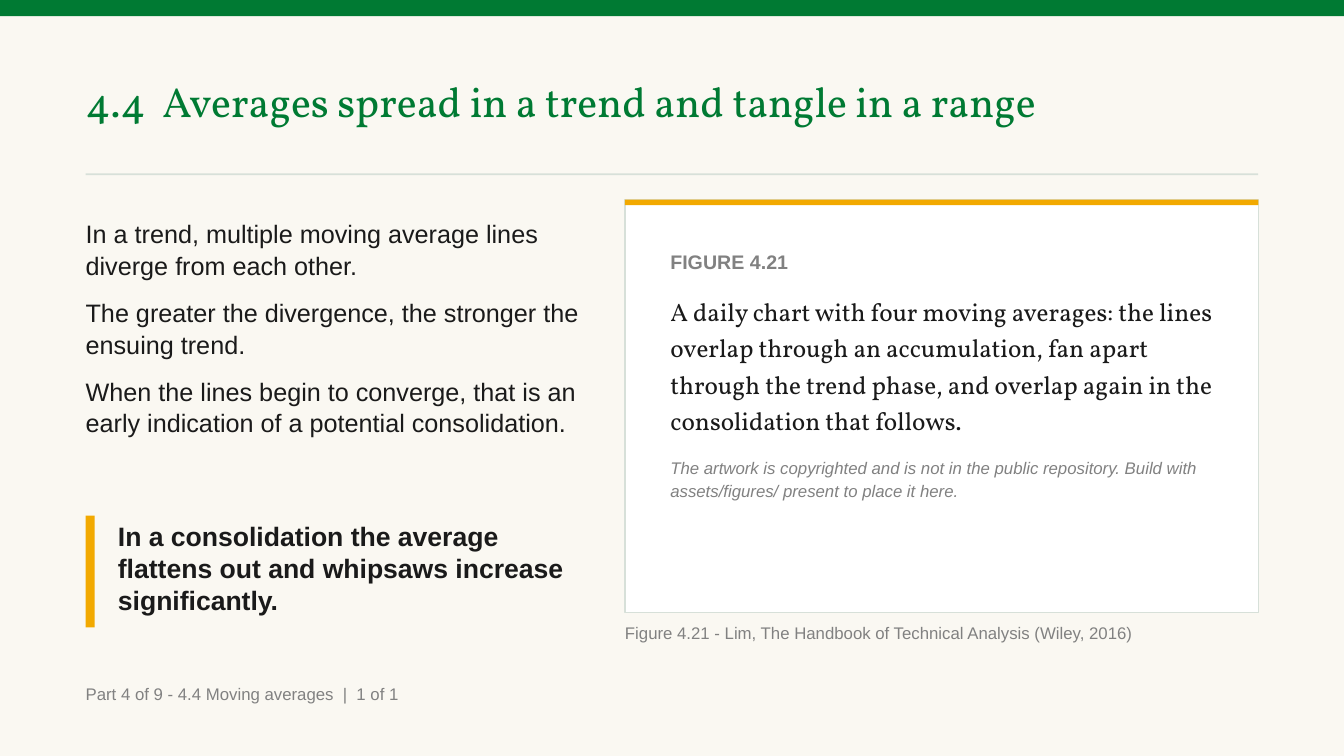
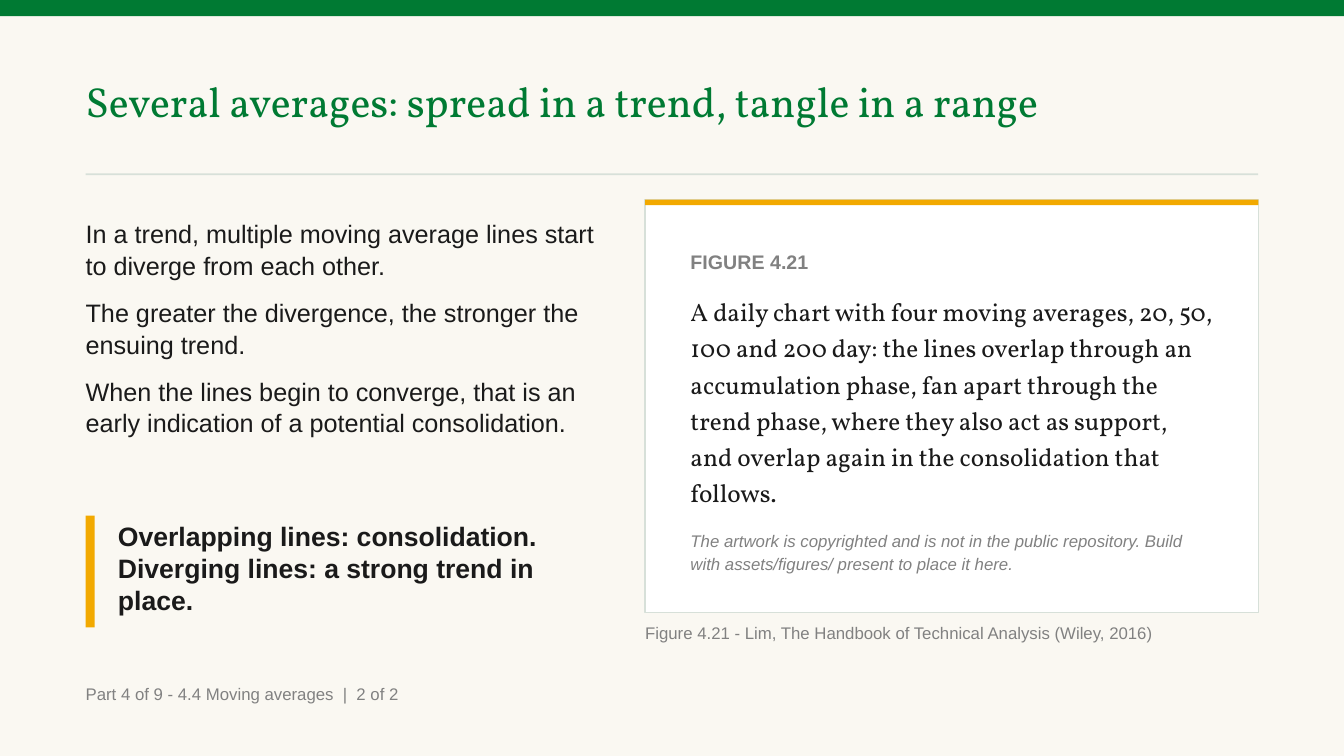
Before and after one commit to benjiesotelo-sudo/Telos_FIN1209, a slide deck: slide 54 of chapter-04/FIN1209-Chapter-04.pptx (slide 32 before the commit). Drawn at 1344x756 pixels with LibreOffice and Linux fonts; fonts in the diff are those of the drawing. Boxes give left, top, right and bottom in pixels: in the first picture for what was removed or moved away, otherwise in the second. Text is boxed around its words. In the diff, an @@ line names an element or a change of style, - is before the commit and + after.

Commit message:
Revise Chapter 4 after the instructor's review: a picture beside every idea
The instructor opened the first build, 46 slides, and sent it back for three
reasons. This is the second build, 79 slides and 136 minutes at the
calibrated rate, against 188 and 219 for Chapter 3.

1. Slides with no picture could not be taught from. Every teaching slide but
   one now has a picture beside it: a book figure where the book has one,
   otherwise one of eighteen charts of our own, lettered A to R. Ten of them
   carry section 4.1, where the book spends three pages on who buys and who
   sells in each phase with no figure at all.

2. A check showed its answer on the question slide, which cannot be
   presented. Every check is a question slide and then a reveal slide again,
   as in Chapters 1 to 3, and the same-slide renderer is removed from
   deckkit.

3. It taught less than the book does. All 32 of the book's figures are now
   placed, each with what the book says about it, against 19 before.
   Section 4.2 teaches every one of the book's pattern lists, with the
   shapes sketched from the one line descriptions in the book's own Chapter
   13, and the book's worked example of one ascending triangle in three
   locations. Eleven checks, up from eight.

Where a section uses a tool the book has not taught yet, the slide stops
where the book stops and says so in a caption.

chartkit gains two forms, annotated and gallery, drawn at the size of a
Pair's picture column. Both editions of Chapters 1 to 3 rebuild byte for
byte and their six PDFs are identical by text.

The committed deck embeds exactly the eighteen charts this build drew and a
placeholder for every book figure.

```diff
--- a/chapter-04/FIN1209-Chapter-04.pptx
+++ b/chapter-04/FIN1209-Chapter-04.pptx
@@ text at (x1=86, y1=87, x2=1038, y2=128): text changed @@
-4.4 Averages spread in a trend and tangle in a range
+Several averages: spread in a trend, tangle in a range
@@ rectangle resized from (x1=625, y1=200, x2=1258, y2=613) to (x1=645, y1=200, x2=1258, y2=613) @@
@@ rectangle resized from (x1=625, y1=200, x2=1258, y2=206) to (x1=645, y1=200, x2=1258, y2=206) @@
@@ text at (x1=86, y1=224, x2=594, y2=280): text changed @@
-In a trend, multiple moving average lines diverge from each other.
+In a trend, multiple moving average lines start to diverge from each other.
@@ text "FIGURE 4.21" moved from (x1=670, y1=255, x2=1212, y2=501) to (x1=690, y1=255, x2=1212, y2=574) @@
@@ text at (x1=690, y1=303, x2=1212, y2=503): text changed @@
-A daily chart with four moving averages: the lines overlap through an accumulation, fan apart through the trend phase, and overlap again in the consolidation that follows.
+A daily chart with four moving averages, 20, 50, 100 and 200 day: the lines overlap through an accumulation phase, fan apart through the trend phase, where they also act as support, and overlap again in the consolidation that follows.
@@ text at (x1=118, y1=526, x2=537, y2=615): text changed @@
-In a consolidation the average flattens out and whipsaws increase significantly.
+Overlapping lines: consolidation. Diverging lines: a strong trend in place.
@@ text "Figure 4.21 - Lim, The ..." moved from (x1=625, y1=627, x2=1132, y2=643) to (x1=645, y1=627, x2=1152, y2=643) @@
@@ text at (x1=86, y1=688, x2=398, y2=704): text changed @@
-Part 4 of 9 - 4.4 Moving averages | 1 of 1
+Part 4 of 9 - 4.4 Moving averages | 2 of 2
```
Also in this commit, not shown: 40 other slides changed, 33 slides added, 10 other files.
